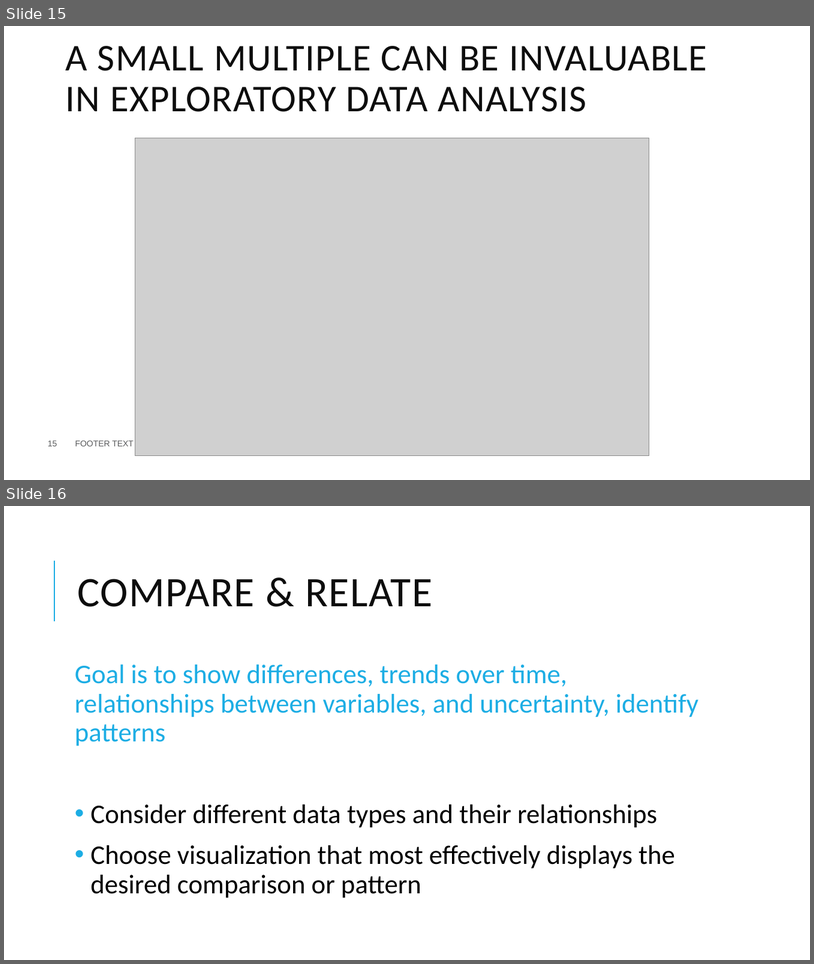
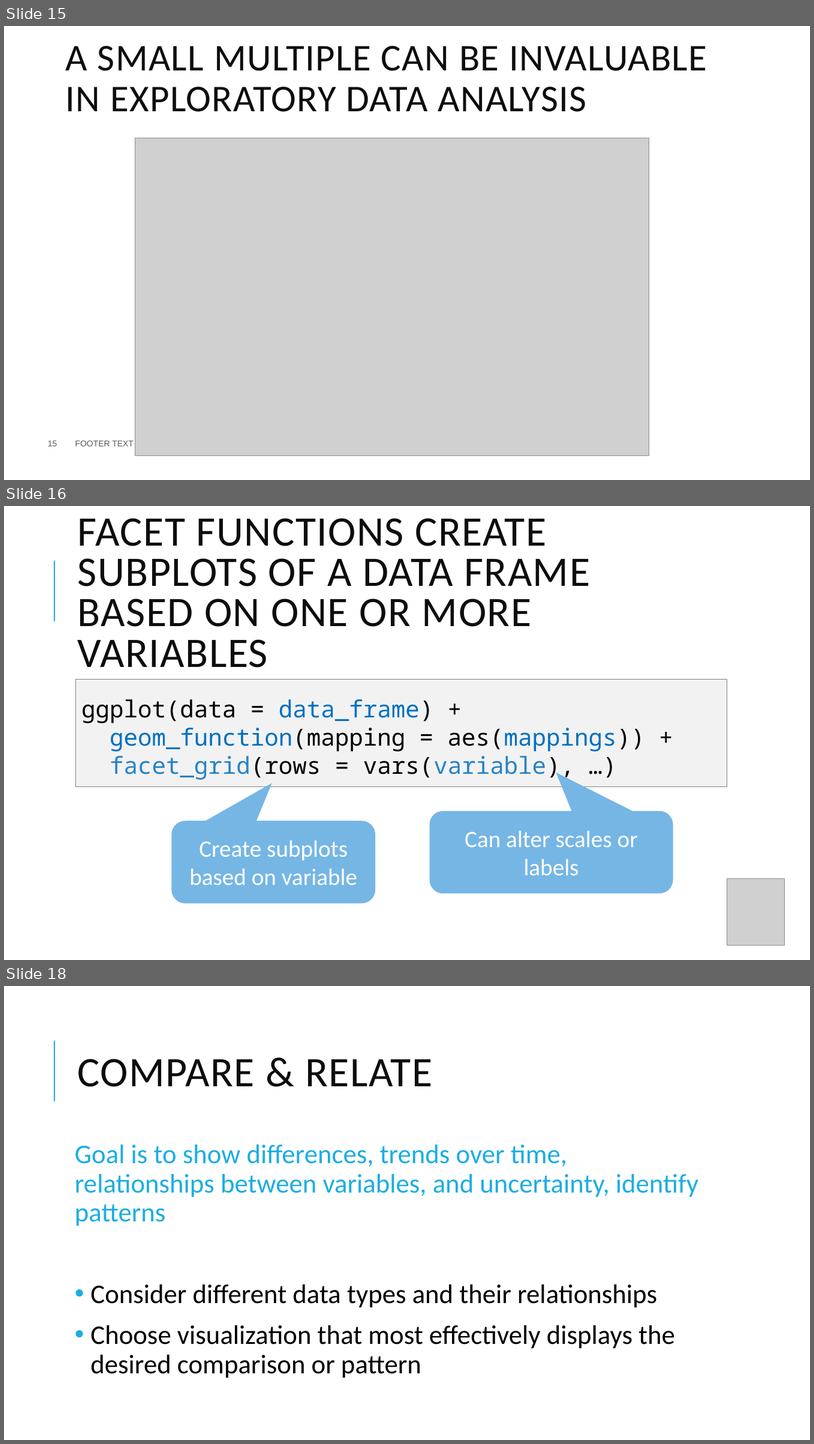
Before and after one commit to pcmathias/MSACL-data-literacy, a slide deck: updates_2026/presentations/module_3_slides.pptx. Shown one above the other, each under a label of ours: slides 15 and 16 before the commit, slides 15, 16 and 18 after it; the slides between them are not shown. The pictures are 814x964 and 814x1444 pixels, drawn with LibreOffice and Linux fonts; fonts in the diff are those of the drawing; grey boxes stand for pictures. Boxes give left, top, right and bottom in pixels: in the first picture for what was removed or moved away, otherwise in the second. Text is boxed around its words. In the diff, an @@ line names an element or a change of style, - is before the commit and + after.

```diff
--- a/updates_2026/presentations/module_3_slides.pptx
+++ b/updates_2026/presentations/module_3_slides.pptx
@@ slide 16 added at (4, 506, 810, 960), background #FFFFFF; not listed: 1 template element that a slide beside it also shows @@
@@ title added at (78, 518, 590, 667), 50 pt, text #0D0D0D @@
+FACET FUNCTIONS CREATE SUBPLOTS OF A DATA FRAME BASED ON ONE OR MORE VARIABLES
@@ rectangle added at (75, 679, 728, 787), fill #F2F2F2, outline #808080 0.75 pt @@
@@ text added at (81, 699, 645, 780), 28 pt, text #000000 @@
+ggplot(data = data_frame) +
+geom_function(mapping = aes(mappings)) +
+facet_grid(rows = vars(variable), …)
@@ rounded speech box added at (430, 811, 674, 893), fill #75B6E5 @@
@@ rounded speech box added at (171, 820, 375, 903), fill #75B6E5 @@
@@ text added at (189, 840, 357, 885), 28 pt, text #FFFFFF @@
+Create subplots based on variable
@@ text added at (465, 831, 638, 875), 28 pt, text #FFFFFF @@
+Can alter scales or labels
@@ picture added at (728, 879, 785, 945) @@
@@ what was slide 16 is now slide 18 @@
```
Also in this commit, not shown: 2 slides changed, 2 other slides added, 1 other file.
